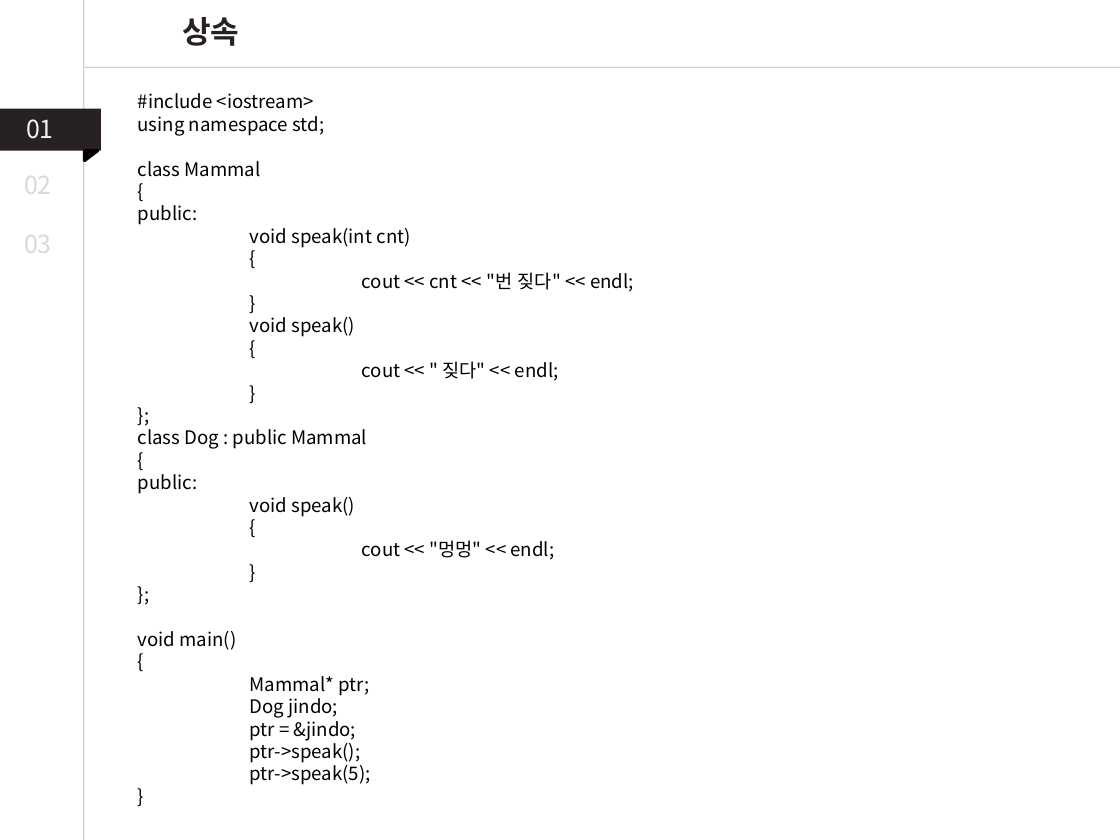
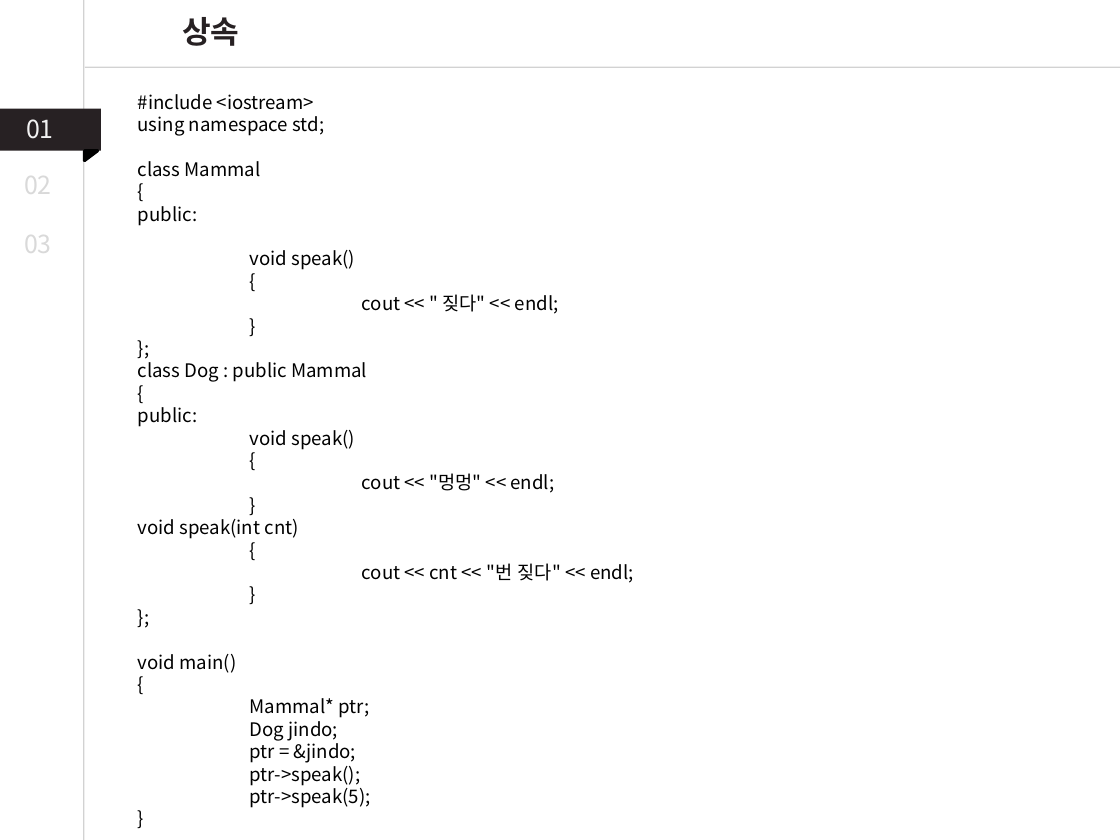
Before and after one commit to youngchan-kim/SWEET_STUDY, a slide deck: slide 15 of 고급반/1_C++/기초반 C++언어 강의자료/C++_9_상속_다중상속_가상함수/C++9_상속_다중상속_가상함수.pptx. Drawn at 1120x840 pixels with LibreOffice and Linux fonts; fonts in the diff are those of the drawing. Boxes give left, top, right and bottom in pixels: in the first picture for what was removed or moved away, otherwise in the second. Text is boxed around its words. In the diff, an @@ line names an element or a change of style, - is before the commit and + after.

```diff
--- a/고급반/1_C++/기초반 C++언어 강의자료/C++_9_상속_다중상속_가상함수/C++9_상속_다중상속_가상함수.pptx
+++ b/고급반/1_C++/기초반 C++언어 강의자료/C++_9_상속_다중상속_가상함수/C++9_상속_다중상속_가상함수.pptx
@@ text at (250,228,634,292): paragraphs removed @@
-void speak(int cnt)
-{
-cout << cnt << "번 짖다" << endl;
-}
@@ text at (138,515,634,583): paragraphs added @@
+void speak(int cnt)
+{
+cout << cnt << "번 짖다" << endl;
+}
```
Also in this commit, not shown: 3 other slides changed, 3 other files.
